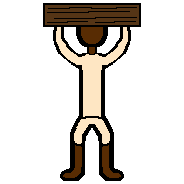
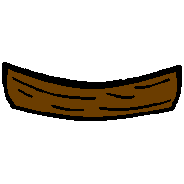
The second w=184, h=184 image is a revision of the first. Changes to its layers:
hid group "porter" (13 layers) over [43, 3, 141, 181]
hid "asian porter #0" over [43, 6, 141, 181]
showed group "vehicles" (16 layers) over [2, 3, 182, 181]
added layer "canoe centered" in group "vehicles" over [2, 62, 182, 121]
